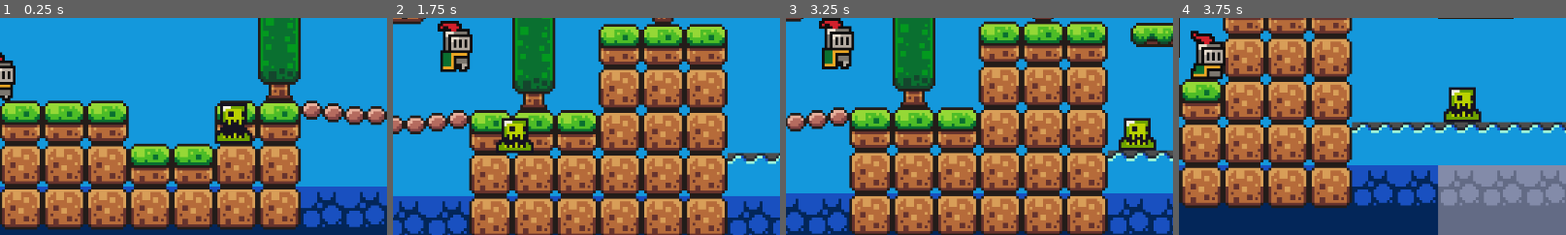
Above: before the commit, frames 1-4 (left to right).
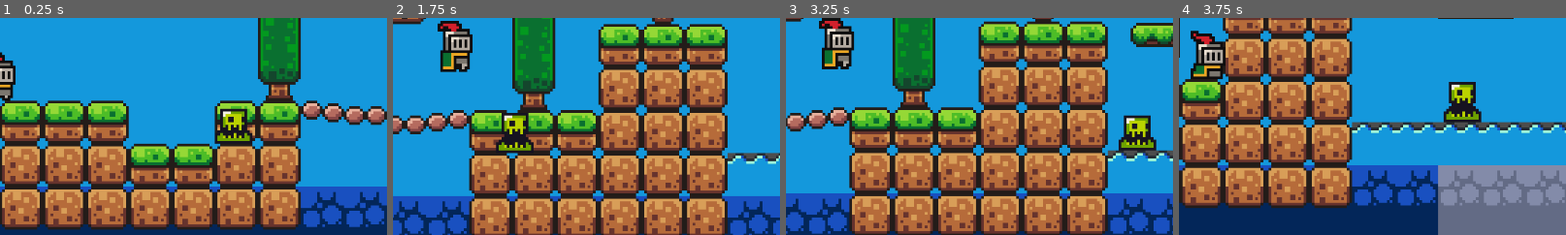
Above: after the commit, the same moments.

Repository: smjw/space-shutaz
Game: Godot game, scene res://scenes/game.tscn
Two runs of this game, one before a commit and one after it. Both use one fixed random seed, a clock stepped at 60 frames per second and the inputs below.
Inputs:
- Up to frame 1 (0.25 s): no input
- Up to frame 2 (1.75 s): tap Enter (ui_accept) at 0.5, 0.77, 1.52 s; hold Right (ui_right) from 0.53 s (still down)
- Up to frame 3 (3.25 s): release Right (ui_right) at 2.03 s; hold Left (ui_left) 2.03-2.78 s; hold Right (ui_right) from 2.78 s (still down); tap Enter (ui_accept) at 3.02 s
- Up to frame 4 (3.75 s): keep holding Right (ui_right)
The pictures show only the part of the screen within x 50-100%, y 42-92%; the shares and areas given below are measured in that part.

The runs differ from the first frame. In frame 1, 0.6% of the frame differs, in the area x 56-64%, y 39-52%; in frame 2, 0.6%; in frame 3, 0.4%; in frame 4, 0.6%, in the area x 69-77%, y 29-42%.

Commit message:
Update slime.tscn

Diff:
--- a/scenes/slime.tscn
+++ b/scenes/slime.tscn
@@ -49,7 +49,7 @@
 [node name="AnimatedSprite2D" type="AnimatedSprite2D" parent="."]
 sprite_frames = SubResource("SpriteFrames_v5wyi")
 autoplay = "default"
-frame_progress = 0.095382266
+frame_progress = 0.91763717
 
 [node name="killzone" parent="." instance=ExtResource("2_n6pvg")]
 
